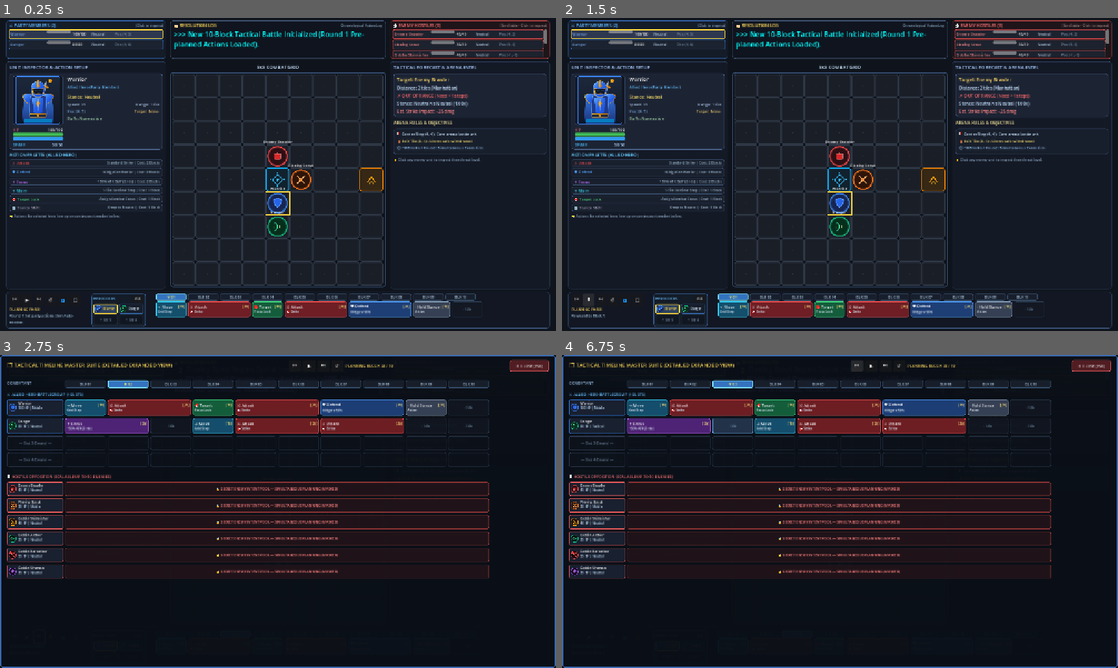
Above: before the commit, frames 1-4 (two rows, left to right).
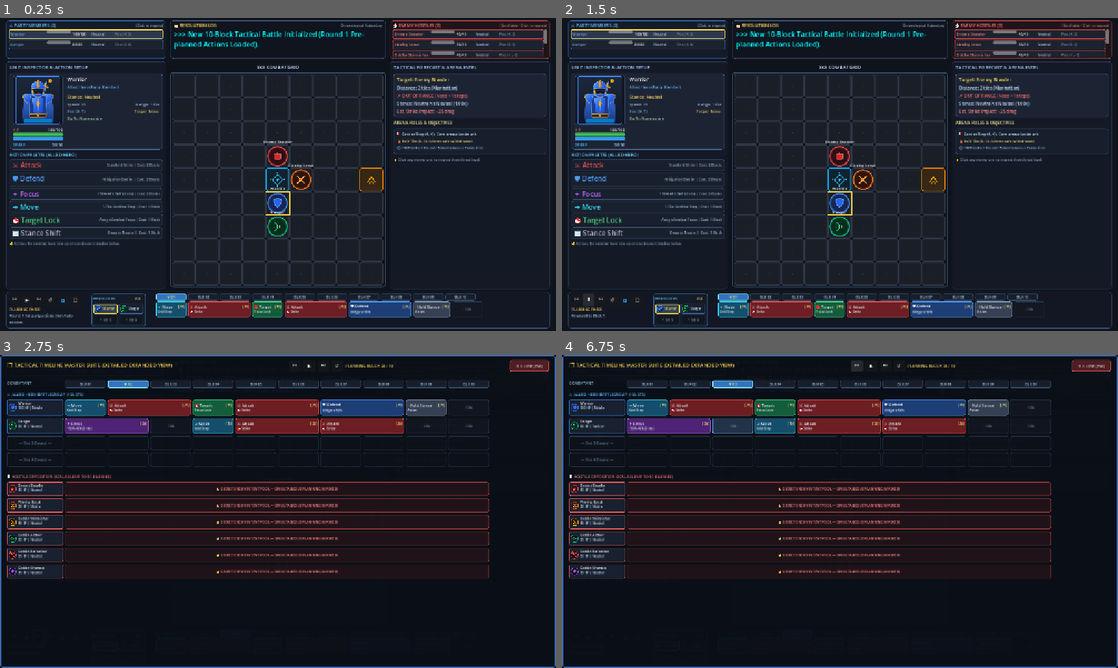
Above: after the commit, the same moments.

Repository: 6lackwin9/tactical-rpg
Game: Godot game, scene res://scenes/test_arena.tscn
Two runs of this game, one before a commit and one after it. Both use one fixed random seed, a clock stepped at 60 frames per second and the inputs below.
Inputs (mouse positions are in pixels of both pictures, inside the frame that each line leads up to):
- Up to frame 1 (0.25 s): no input
- Up to frame 2 (1.5 s): click "⏮" at 0.5 s; click "▶" at 1.25 s
- Up to frame 3 (2.75 s): tap Enter at 2 s; move the mouse to (400, 495) at 2.02 s; hold Right from 2.03 s (still down); tap F at 2.1 s; click (400, 495) at 2.17 s; tap Space at 2.27 s
- Up to frame 4 (6.75 s): release Right at 2.75 s; click "⏭" at 2.75 s; click "↺" at 3.5 s; click "👥" at 4.25 s; click "⛶" at 5 s; click "ALL" at 5.75 s; click "⏮" at 6.5 s

The runs differ from the first frame. In frame 1, 1.8% of the frame differs, in the area x 1-30%, y 45-73%; in frame 2, 1.8%; in frame 3, less than 0.1%; in frame 4, less than 0.1%.

Commit message:
fix: resolve static typing warnings and unsafe casts in test_arena.gd

Diff:
--- a/scenes/test_arena.gd
+++ b/scenes/test_arena.gd
@@ -1026,8 +1026,8 @@
 
 	var act_name_lbl := Label.new()
 	act_name_lbl.text = str(act["name"])
-	act_name_lbl.add_theme_font_size_override("font_size", 9)
-	act_name_lbl.add_theme_color_override("font_color", act["color"] as Color)
+	var act_col: Color = Color(act.get("color", Color.WHITE))
+	act_name_lbl.add_theme_color_override("font_color", act_col)
 	act_hbox.add_child(act_name_lbl)
 
 	act_hbox.add_spacer(false)
@@ -1339,7 +1339,11 @@
 	sim_allies = [unit_warrior, unit_ranger]
 	sim_enemies = [unit_brawler, unit_scout, unit_skirmisher, unit_archer, unit_berserker, unit_shaman]
 
-	for c in [unit_warrior, unit_ranger, unit_brawler, unit_scout, unit_skirmisher, unit_archer, unit_berserker, unit_shaman]:
+	var initial_combatants: Array[Combatant] = [
+		unit_warrior, unit_ranger, unit_brawler, unit_scout,
+		unit_skirmisher, unit_archer, unit_berserker, unit_shaman
+	]
+	for c: Combatant in initial_combatants:
 		sim_resolver.register_combatant(c)
 
 	# 3. Center-ring deployment for initial combatants only
@@ -1577,11 +1581,11 @@
 
 
 func _restore_snapshot(snap: BlockSnapshot) -> void:
-	for c_variant in unit_token_nodes.keys():
-		var c := c_variant as Combatant
+	for c: Combatant in unit_token_nodes:
+		@warning_ignore("unsafe_cast")
 		var token := unit_token_nodes[c] as Control
 		if snap.positions.has(c):
-			var pos := snap.positions[c] as Vector2i
+			var pos: Vector2i = snap.positions[c]
 			if pos == Vector2i(-1, -1):
 				token.modulate.a = 0.0
 			else:
@@ -1589,15 +1593,15 @@
 				var tw := create_tween()
 				tw.tween_property(token, "position", target_px, 0.2).set_trans(Tween.TRANS_QUAD).set_ease(Tween.EASE_OUT)
 
-				var active: bool = snap.is_active[c] as bool
-				var withdrawn: bool = snap.is_withdrawn[c] as bool
+				var active: bool = bool(snap.is_active.get(c, false))
+				var withdrawn: bool = bool(snap.is_withdrawn.get(c, false))
 				if not active:
 					token.modulate = Color(0.4, 0.4, 0.4, 0.0 if withdrawn else 0.6)
 				else:
 					token.modulate = Color.WHITE
 
-	for c_variant in roster_cards.keys():
-		var c := c_variant as Combatant
+	for c: Combatant in roster_cards:
+		@warning_ignore("unsafe_cast")
 		var card := roster_cards[c] as PanelContainer
 		if snap.hps.has(c):
 			var hp_bar := card.find_child("ProgressBar", true, false) as ProgressBar
@@ -1605,11 +1609,11 @@
 			var stance_lbl := card.find_child("StanceLabel", true, false) as Label
 			var pos_lbl := card.find_child("PosLabel", true, false) as Label
 
-			var cur_hp := snap.hps[c] as int
-			var max_hp := snap.max_hps[c] as int
-			var cur_stance := snap.stances[c] as CombatTypes.StanceType
-			var is_active := snap.is_active[c] as bool
-			var is_withdrawn := snap.is_withdrawn[c] as bool
+			var cur_hp: int = int(snap.hps[c])
+			var max_hp: int = int(snap.max_hps[c])
+			var cur_stance: CombatTypes.StanceType = snap.stances[c]
+			var is_active: bool = bool(snap.is_active[c])
+			var is_withdrawn: bool = bool(snap.is_withdrawn[c])
 
 			if hp_bar:
 				hp_bar.value = cur_hp
@@ -1623,7 +1627,7 @@
 				else:
 					stance_lbl.text = CombatTypes.stance_to_string(cur_stance)
 			if pos_lbl:
-				var pos := snap.positions[c] as Vector2i
+				var pos: Vector2i = snap.positions[c]
 				pos_lbl.text = "Pos: %s" % (str(pos) if is_active else "Off Grid")
 
 	_update_selected_unit_panel()
@@ -1648,8 +1652,8 @@
 
 
 func _update_roster_card_highlights() -> void:
-	for c_variant in roster_cards.keys():
-		var c := c_variant as Combatant
+	for c: Combatant in roster_cards:
+		@warning_ignore("unsafe_cast")
 		var card := roster_cards[c] as PanelContainer
 		var style := StyleBoxFlat.new()
 		style.set_corner_radius_all(3)
@@ -1672,8 +1676,8 @@
 
 
 func _update_unit_token_highlights() -> void:
-	for c_variant in unit_token_nodes.keys():
-		var c := c_variant as Combatant
+	for c: Combatant in unit_token_nodes:
+		@warning_ignore("unsafe_cast")
 		var token := unit_token_nodes[c] as Control
 		var border := token.find_child("SelectionBorder", true, false) as ReferenceRect
 		if border:
@@ -1746,7 +1750,9 @@
 		inspector_pos_lbl.text = "Pos: Defeated"
 
 	if selected_combatant.active_target is Combatant:
-		inspector_target_lbl.text = "Target: " + (selected_combatant.active_target as Combatant).name
+		@warning_ignore("unsafe_cast")
+		var tgt: Combatant = selected_combatant.active_target as Combatant
+		inspector_target_lbl.text = "Target: " + tgt.name
 	else:
 		inspector_target_lbl.text = "Target: None"
 
@@ -1816,6 +1822,7 @@
 
 	var target: Combatant = null
 	if selected_combatant.active_target is Combatant:
+		@warning_ignore("unsafe_cast")
 		target = selected_combatant.active_target as Combatant
 	elif sim_allies.has(selected_combatant):
 		target = sim_enemies[0]
@@ -2303,7 +2310,6 @@
 			if not engaged_enemies.has(e):
 				engaged_enemies.append(e)
 
-		var shown_count: int = 0
 		for enemy in engaged_enemies:
 			var enemy_act: CombatResolver.ScheduledAction = null
 			for a in actions_at_b:
@@ -2317,7 +2323,6 @@
 			var tag_str: String = "🎯 TARGET" if targeted_by_hero.has(enemy) else "⚡ THREAT"
 			var enemy_card := _create_combined_unit_card(enemy, enemy_act, block, false, tag_str)
 			combined_enemy_vbox.add_child(enemy_card)
-			shown_count += 1
 
 		if engaged_enemies.is_empty():
 			var empty_panel := PanelContainer.new()
@@ -2598,8 +2603,8 @@
 
 
 func _sync_visuals_after_block() -> void:
-	for c_variant in unit_token_nodes.keys():
-		var combatant := c_variant as Combatant
+	for combatant: Combatant in unit_token_nodes:
+		@warning_ignore("unsafe_cast")
 		var token := unit_token_nodes[combatant] as Control
 		var target_coord: Vector2i = sim_grid.get_position(combatant)
 		if target_coord == Vector2i(-1, -1):
@@ -2632,9 +2637,11 @@
 	sim_grid.place_combatant(unit_archer, Vector2i(7, 5))
 	sim_grid.place_combatant(unit_shaman, Vector2i(6, 5))
 
-	for c in [unit_berserker, unit_skirmisher, unit_archer, unit_shaman]:
+	var new_goblins: Array[Combatant] = [unit_berserker, unit_skirmisher, unit_archer, unit_shaman]
+	for c: Combatant in new_goblins:
 		if unit_token_nodes.has(c):
-			var token: Control = unit_token_nodes[c]
+			@warning_ignore("unsafe_cast")
+			var token := unit_token_nodes[c] as Control
 			var coord: Vector2i = sim_grid.get_position(c)
 			token.position = Vector2(coord.x * TILE_SIZE, coord.y * TILE_SIZE)
 			var tw := create_tween()
@@ -2719,8 +2726,8 @@
 	_update_combined_block_display(1)
 	_sync_visuals_after_block()
 
-	for c_variant in roster_cards.keys():
-		var combatant := c_variant as Combatant
+	for combatant: Combatant in roster_cards:
+		@warning_ignore("unsafe_cast")
 		var card := roster_cards[combatant] as PanelContainer
 		var hp_bar := card.find_child("ProgressBar", true, false) as ProgressBar
 		var hp_lbl := card.find_child("HpLabel", true, false) as Label
